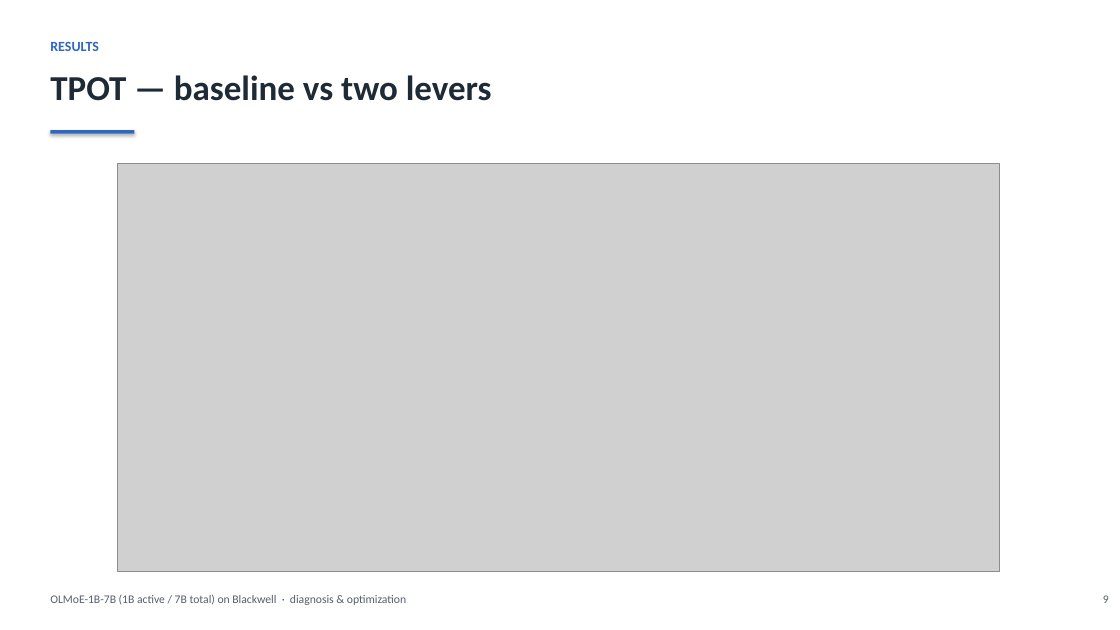
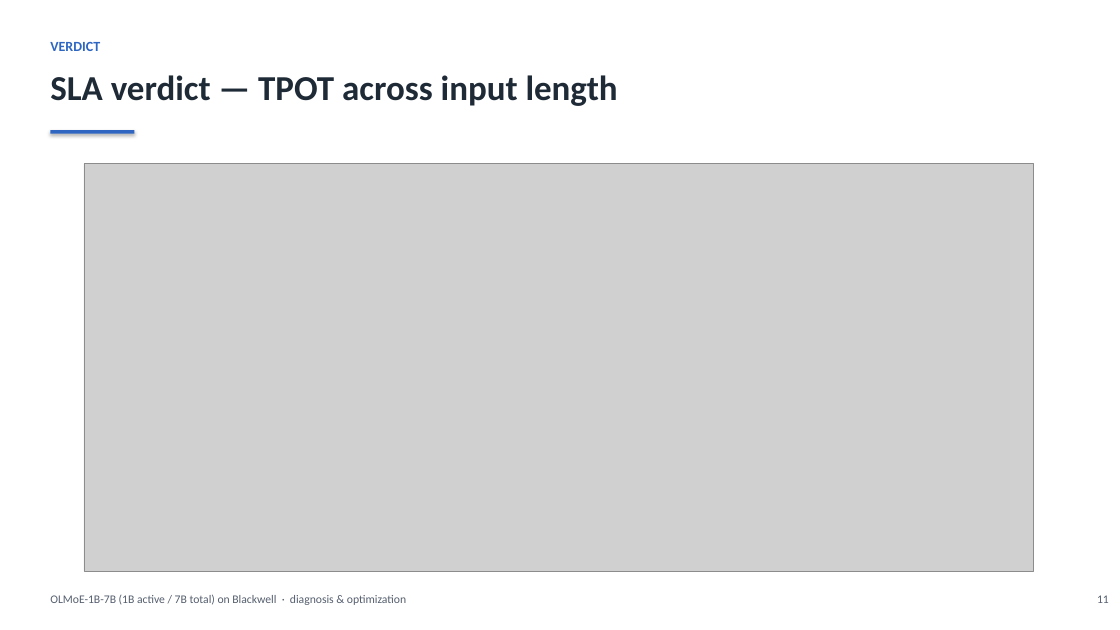
Before and after one commit to harishvs/moe-inference-optimize, a slide deck: slide 11 of talk/deck.pptx (slide 9 before the commit). Drawn at 1120x630 pixels with LibreOffice and Linux fonts; fonts in the diff are those of the drawing; grey boxes stand for pictures. Boxes give left, top, right and bottom in pixels: in the first picture for what was removed or moved away, otherwise in the second. Text is boxed around its words. In the diff, an @@ line names an element or a change of style, - is before the commit and + after.

```diff
--- a/talk/deck.pptx
+++ b/talk/deck.pptx
@@ text at (50,42,100,51): text changed @@
-RESULTS
+VERDICT
@@ text at (50,75,618,106): text changed @@
-TPOT — baseline vs two levers
+SLA verdict — TPOT across input length
@@ picture: place and size @@
-picture at (118,164,1000,571)
+picture at (84,164,1033,571)
@@ text at (1097,595,1109,603): text changed @@
-9
+11
```
Also in this commit, not shown: 14 other slides changed, 2 slides added, 2 slides removed, 40 other files.
